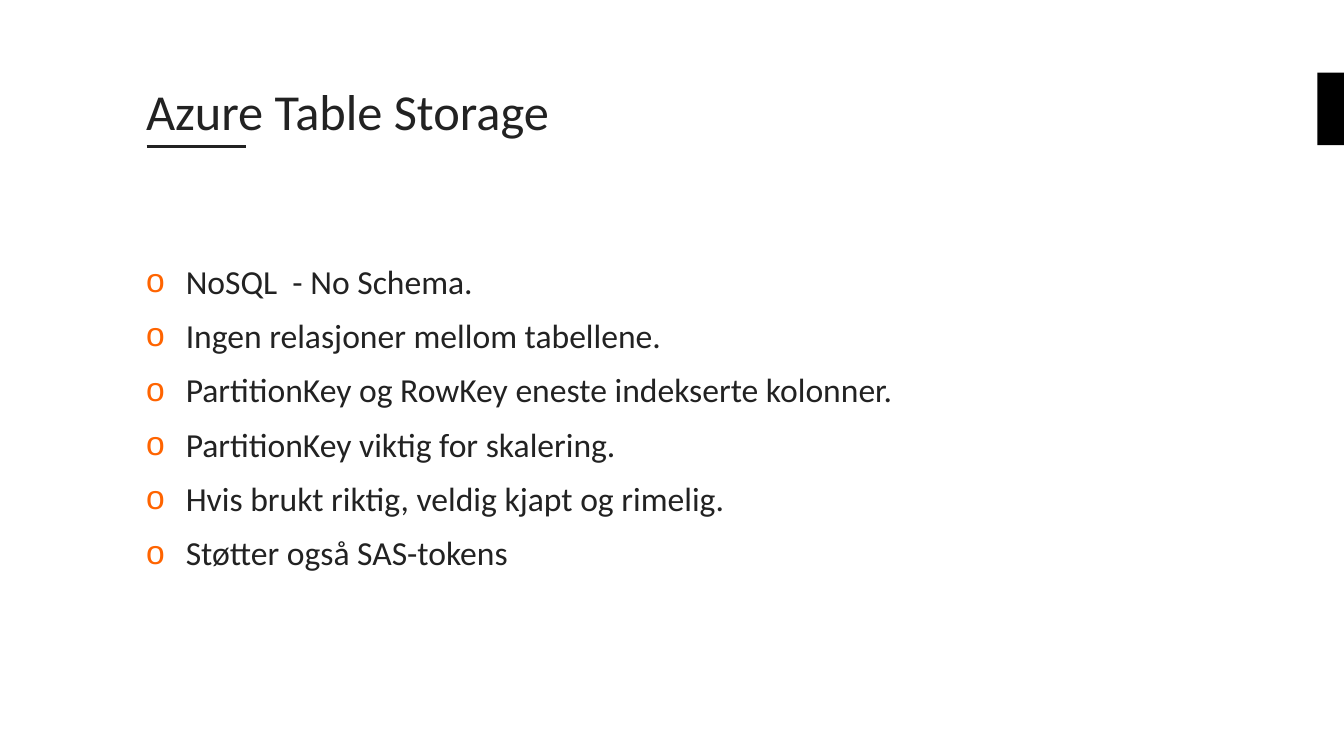
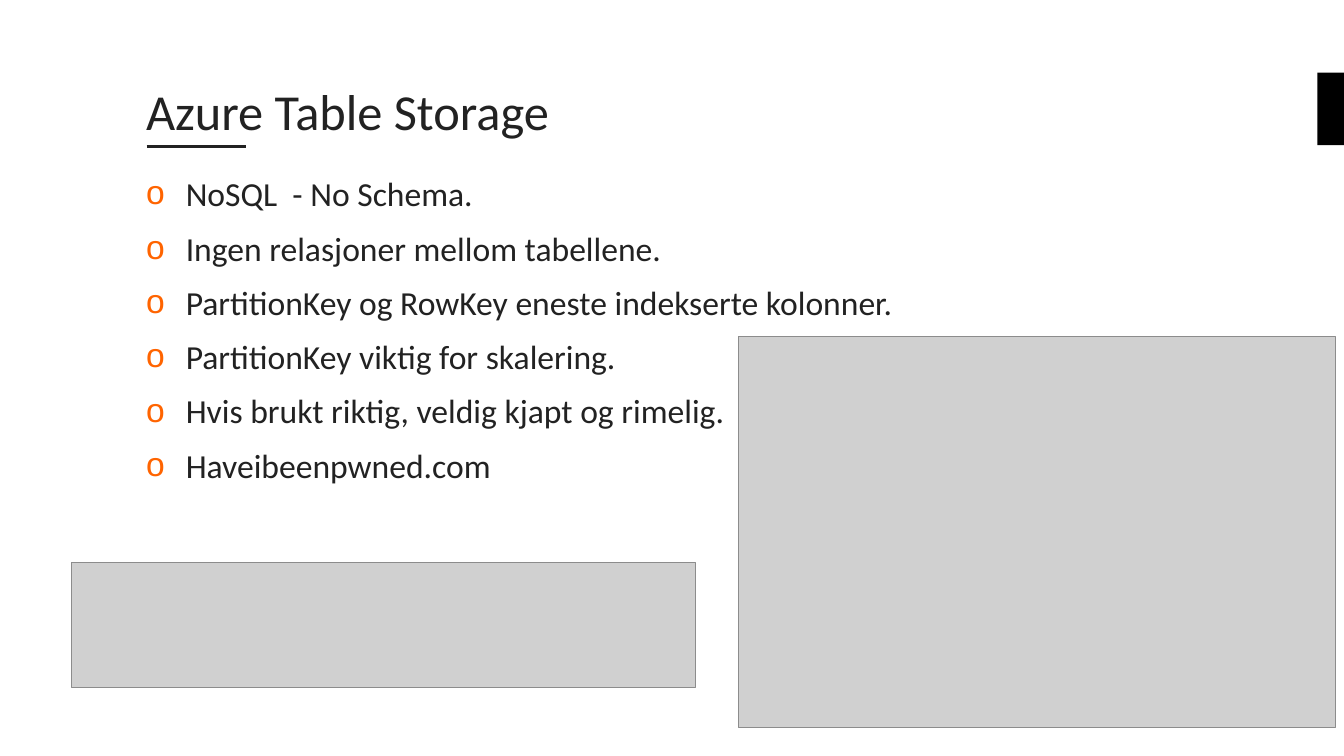
Before and after one commit to bouvet/azure-workshops, a slide deck: slide 28 of Workshop_1/Presentasjon/Azureskolen-Workshop#1.pptx (slide 26 before the commit). Drawn at 1344x756 pixels with LibreOffice and Linux fonts; fonts in the diff are those of the drawing; grey boxes stand for pictures; background and template pictures are left out. Boxes give left, top, right and bottom in pixels: in the first picture for what was removed or moved away, otherwise in the second. Text is boxed around its words. In the diff, an @@ line names an element or a change of style, - is before the commit and + after.

```diff
--- a/Workshop_1/Presentasjon/Azureskolen-Workshop#1.pptx
+++ b/Workshop_1/Presentasjon/Azureskolen-Workshop#1.pptx
@@ text "NoSQL - No Schema.": place and size @@
-text "NoSQL - No Schema." at (186,270,892,571)
+text "NoSQL - No Schema." at (186,182,892,484)
@@ picture added at (739,337,1336,728) @@
@@ text at (186,454,491,484): text changed @@
-o Støtter også SAS-tokens
+o Haveibeenpwned.com
@@ picture added at (72,563,696,688) @@
```
Also in this commit, not shown: 8 other slides changed, 4 slides added, 2 slides removed, 2 other files.
